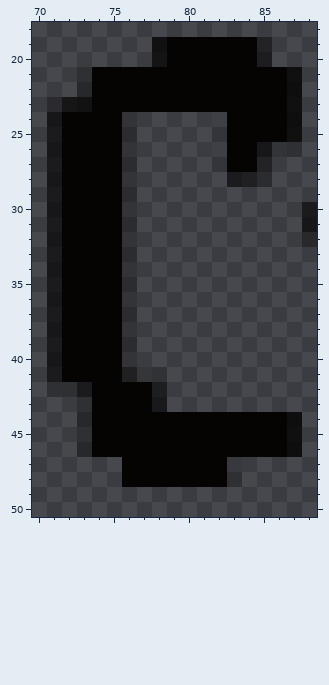
File history of a pixel-art file, Assets/Kristin´s Assets/Sprites/Credits.aseprite. That is the earlier state.
256x512 pixels, 1 frame. Pixels under 10% opacity are left out. Colours within 5 levels of each other are drawn and written as one. Shown: x 70..88, y 18..50. The commit also changed other parts of the picture, which this record leaves out.
Once edited:
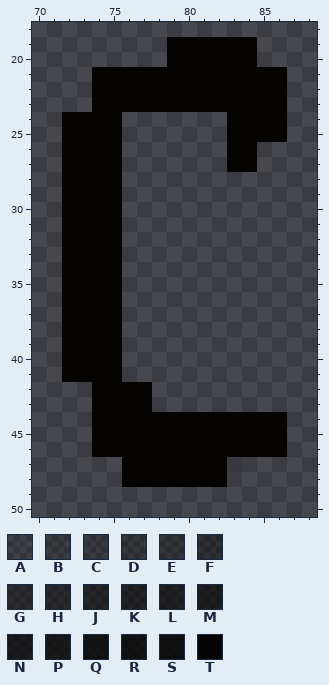
Palette (. is transparent): A #0504031f  B #0504032f  C #05040337  D #05040343  E #0504034b  F #0504035b  G #0504036b  H #05040373  J #0504037f  K #0504038b  L #05040397  M #0504039f  N #050403a7  P #050403af  Q #050403c4  R #050403cb  S #050403d3  T #050403
Diff:
{"y":19,"x":78,"old":"Q","new":"."}
{"y":19,"x":85,"old":"K","new":"."}
{"y":20,"x":78,"old":"Q","new":"."}
{"y":20,"x":85,"old":"K","new":"."}
{"y":21,"x":73,"old":"F","new":"."}
{"y":21,"x":87,"old":"S","new":"."}
{"y":22,"x":73,"old":"F","new":"."}
{"y":22,"x":87,"old":"S","new":"."}
{"y":23,"x":71,"old":"GPR","new":"..."}
{"y":23,"x":87,"old":"S","new":"."}
{"y":24,"x":71,"old":"N","new":"."}
{"y":24,"x":76,"old":"E","new":"."}
{"y":24,"x":82,"old":"A","new":"."}
{"y":24,"x":87,"old":"S","new":"."}
{"y":25,"x":71,"old":"N","new":"."}
{"y":25,"x":76,"old":"E","new":"."}
{"y":25,"x":82,"old":"A","new":"."}
{"y":25,"x":87,"old":"S","new":"."}
{"y":26,"x":71,"old":"N","new":"."}
{"y":26,"x":76,"old":"E","new":"."}
{"y":26,"x":82,"old":"A","new":"."}
{"y":26,"x":85,"old":"NEC","new":"..."}
{"y":27,"x":71,"old":"N","new":"."}
{"y":27,"x":76,"old":"E","new":"."}
{"y":27,"x":82,"old":"A","new":"."}
{"y":27,"x":85,"old":"K","new":"."}
{"y":28,"x":71,"old":"N","new":"."}
{"y":28,"x":76,"old":"E","new":"."}
{"y":28,"x":83,"old":"LLE","new":"..."}
{"y":29,"x":71,"old":"N","new":"."}
{"y":29,"x":76,"old":"E","new":"."}
{"y":30,"x":71,"old":"N","new":"."}
{"y":30,"x":76,"old":"E","new":"."}
{"y":30,"x":88,"old":"N","new":"."}
{"y":31,"x":71,"old":"N","new":"."}
{"y":31,"x":76,"old":"E","new":"."}
{"y":31,"x":88,"old":"N","new":"."}
{"y":32,"x":71,"old":"N","new":"."}
{"y":32,"x":76,"old":"E","new":"."}
{"y":32,"x":88,"old":"H","new":"."}
{"y":33,"x":71,"old":"N","new":"."}
{"y":33,"x":76,"old":"E","new":"."}
{"y":34,"x":71,"old":"N","new":"."}
{"y":34,"x":76,"old":"E","new":"."}
{"y":35,"x":71,"old":"N","new":"."}
{"y":35,"x":76,"old":"E","new":"."}
{"y":36,"x":71,"old":"N","new":"."}
{"y":36,"x":76,"old":"E","new":"."}
{"y":37,"x":71,"old":"N","new":"."}
{"y":37,"x":76,"old":"E","new":"."}
{"y":38,"x":71,"old":"N","new":"."}
{"y":38,"x":76,"old":"E","new":"."}
{"y":39,"x":71,"old":"N","new":"."}
{"y":39,"x":76,"old":"E","new":"."}
{"y":40,"x":71,"old":"N","new":"."}
{"y":40,"x":76,"old":"E","new":"."}
{"y":41,"x":71,"old":"N","new":"."}
{"y":41,"x":76,"old":"JDB","new":"..."}
{"y":42,"x":71,"old":"CFL","new":"..."}
{"y":42,"x":78,"old":"M","new":"."}
{"y":43,"x":73,"old":"F","new":"."}
{"y":43,"x":78,"old":"M","new":"."}
{"y":44,"x":73,"old":"F","new":"."}
{"y":44,"x":87,"old":"S","new":"."}
{"y":45,"x":73,"old":"F","new":"."}
{"y":45,"x":87,"old":"S","new":"."}
{"y":46,"x":73,"old":"F","new":"."}
{"y":46,"x":87,"old":"S","new":"."}
{"y":48,"x":83,"old":"C","new":"."}
